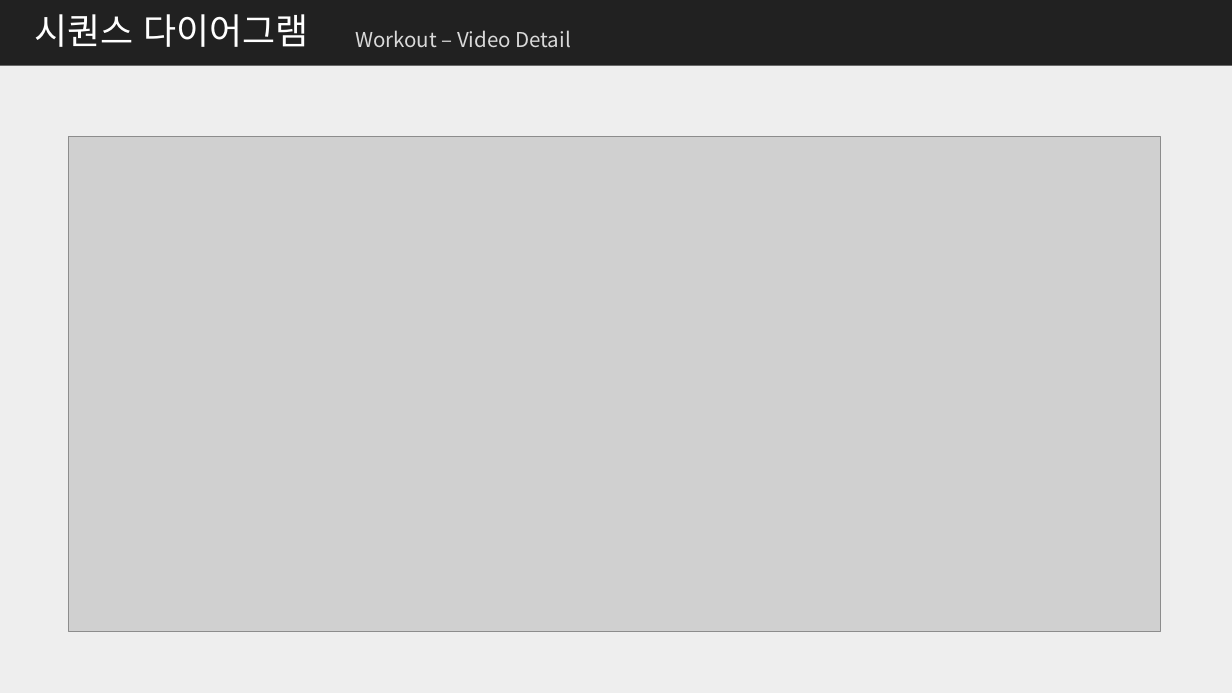
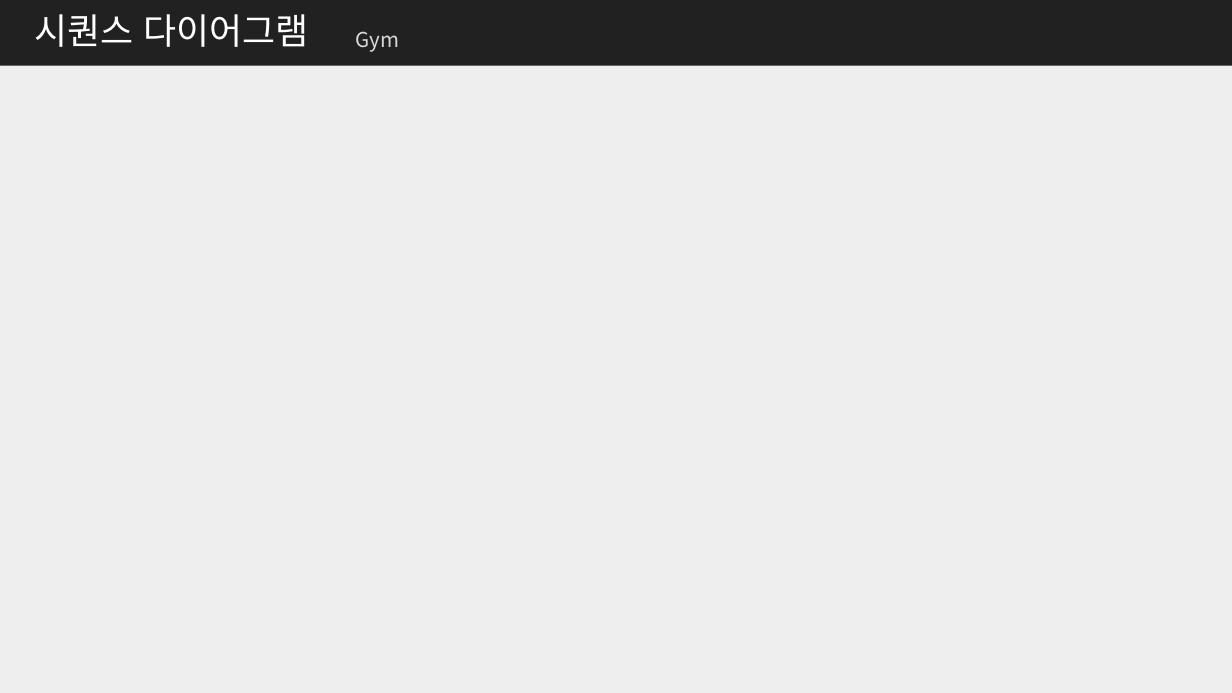
Before and after one commit to me0768/KHFinalProject, a slide deck: slide 28 of 보고서/클래스설계서_Final_Project.pptx (slide 37 before the commit). Drawn at 1232x693 pixels with LibreOffice and Linux fonts; fonts in the diff are those of the drawing; grey boxes stand for pictures. Boxes give left, top, right and bottom in pixels: in the first picture for what was removed or moved away, otherwise in the second. Text is boxed around its words. In the diff, an @@ line names an element or a change of style, - is before the commit and + after.

```diff
--- a/보고서/클래스설계서_Final_Project.pptx
+++ b/보고서/클래스설계서_Final_Project.pptx
@@ text at (355,31,399,52): text changed @@
-Workout – Video Detail
+Gym
@@ picture removed at (68,137,1162,632) @@
```
Also in this commit, not shown: 14 other slides changed, 6 slides removed, 16 other files.
